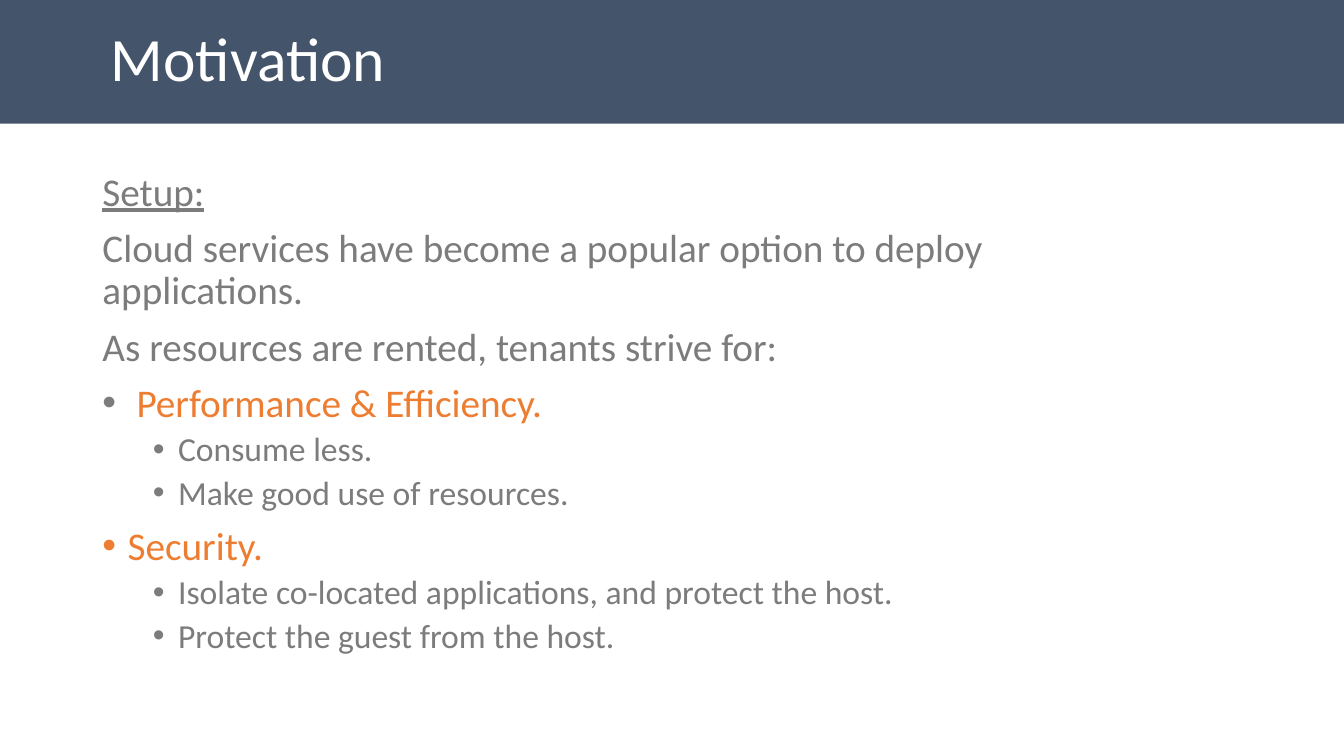
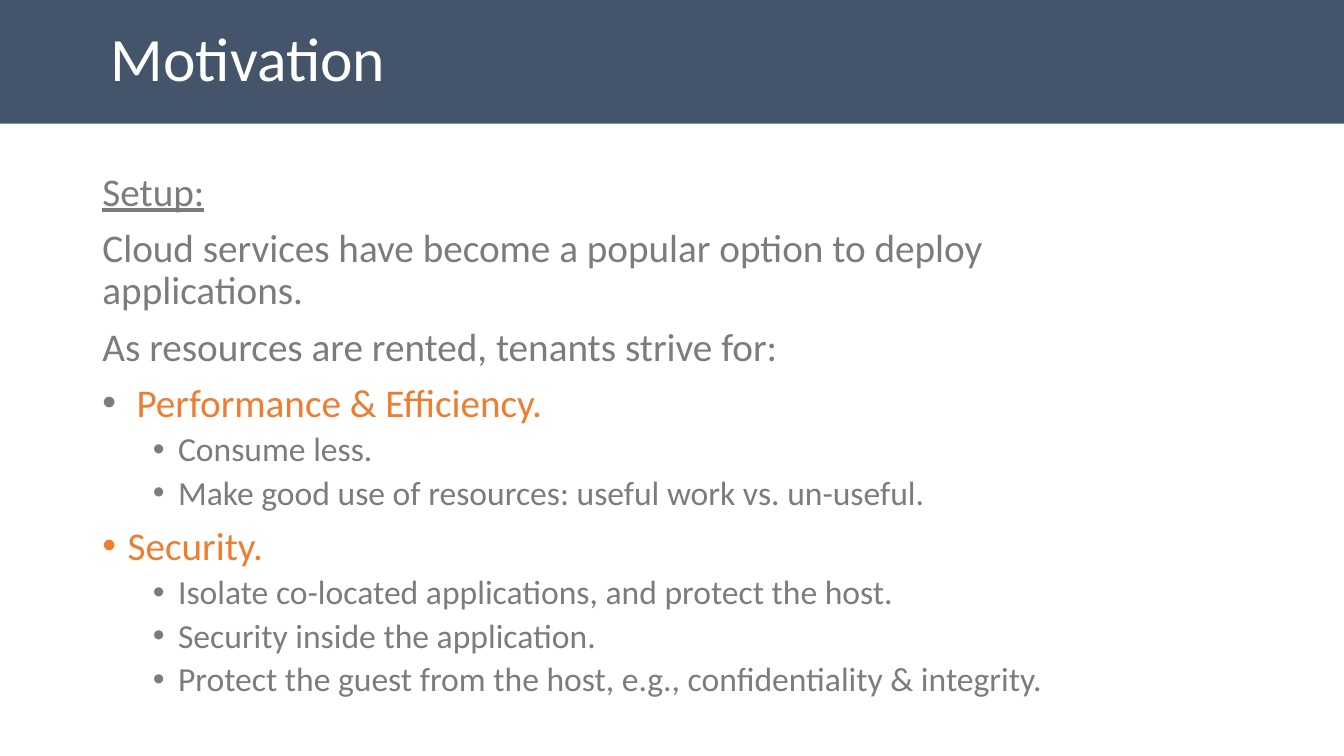
Before and after one commit to aghosn/CandidacyPresentation, a slide deck: slide 3 of CE_presentation.pptx. Drawn at 1344x756 pixels with LibreOffice and Linux fonts; fonts in the diff are those of the drawing. Boxes give left, top, right and bottom in pixels: in the first picture for what was removed or moved away, otherwise in the second. Text is boxed around its words. In the diff, an @@ line names an element or a change of style, - is before the commit and + after.

Commit message:
Updating

```diff
--- a/CE_presentation.pptx
+++ b/CE_presentation.pptx
@@ text at (178,481,924,511): text changed @@
-  • Make good use of resources.
+  • Make good use of resources: useful work vs. un-useful.
@@ text at (178,624,1042,697): text changed @@
-  • Protect the guest from the host.
+  • Security inside the application.
+  • Protect the guest from the host, e.g., confidentiality & integrity.
```
Also in this commit, not shown: 2 other slides changed.
